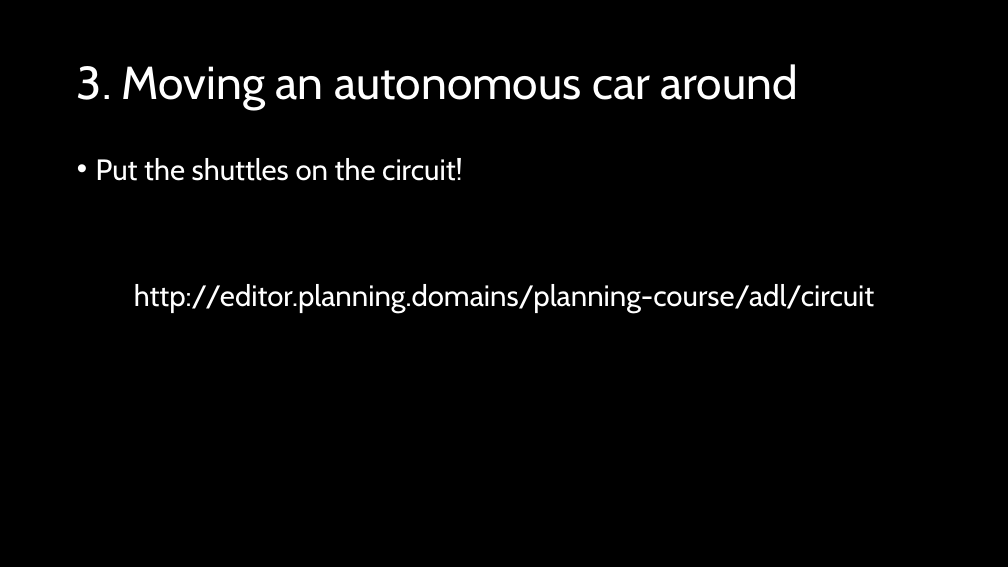
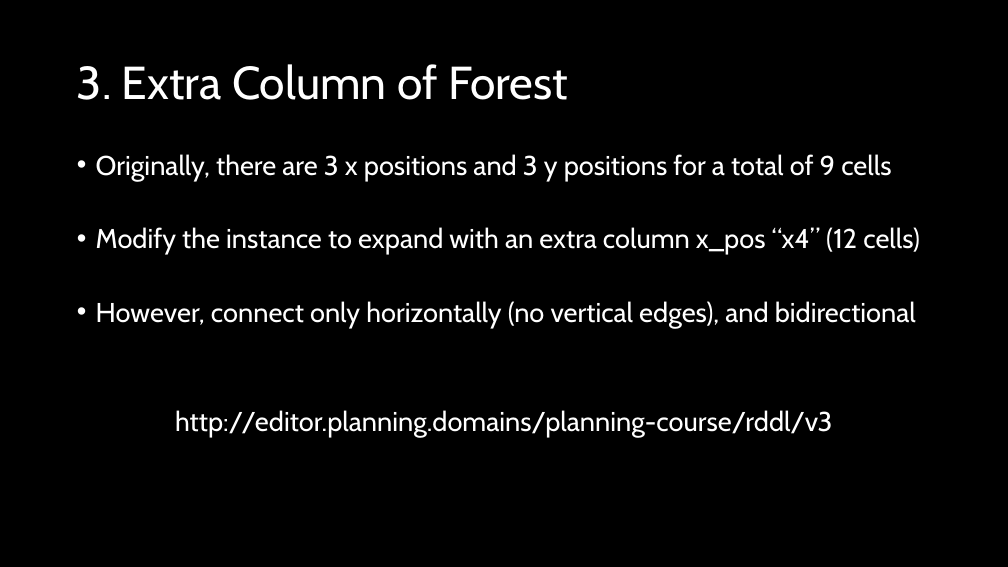
Before and after one commit to AI-Planning/modeling-in-pddl, a slide deck: slide 25 of exercises/cisc-813/rddl/slides.pptx (slide 27 before the commit). Drawn at 1008x567 pixels with LibreOffice and Linux fonts; fonts in the diff are those of the drawing. Boxes give left, top, right and bottom in pixels: in the first picture for what was removed or moved away, otherwise in the second. Text is boxed around its words. In the diff, an @@ line names an element or a change of style, - is before the commit and + after.

Commit message:
Finished up the final rddl tasks.

```diff
--- a/exercises/cisc-813/rddl/slides.pptx
+++ b/exercises/cisc-813/rddl/slides.pptx
@@ title at <box>77,64,568,100</box>: text changed @@
-3. Moving an autonomous car around
+3. Extra Column of Forest
@@ text at <box>96,154,920,438</box>: text changed; size 28 to 25.9 pt @@
-• Put the shuttles on the circuit!
-http://editor.planning.domains/planning-course/adl/circuit
+• Originally, there are 3 x positions and 3 y positions for a total of 9 cells
+• Modify the instance to expand with an extra column x_pos “x4” (12 cells)
+• However, connect only horizontally (no vertical edges), and bidirectional
+http://editor.planning.domains/planning-course/rddl/v3
```
Also in this commit, not shown: 8 other slides changed, 2 slides removed.
